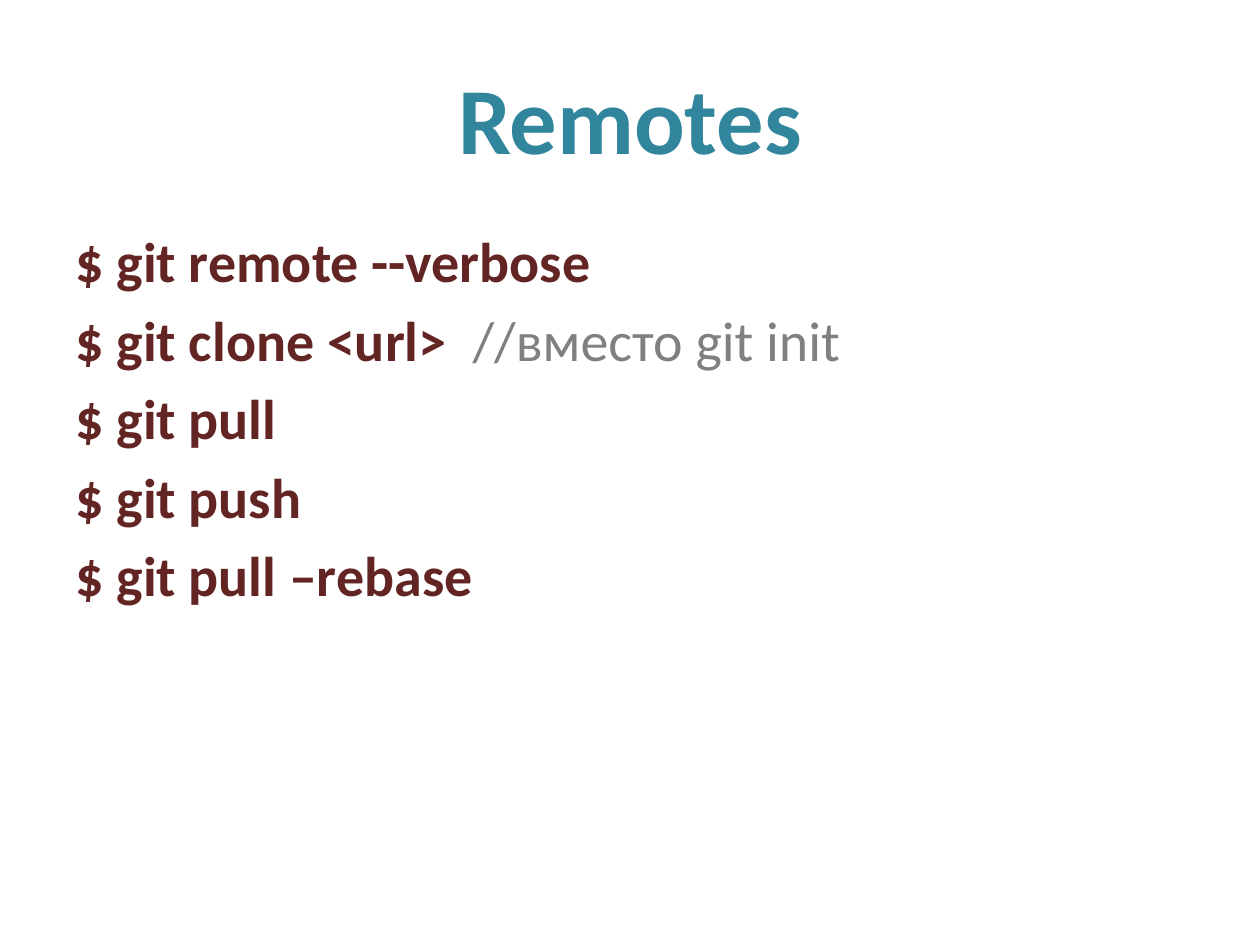
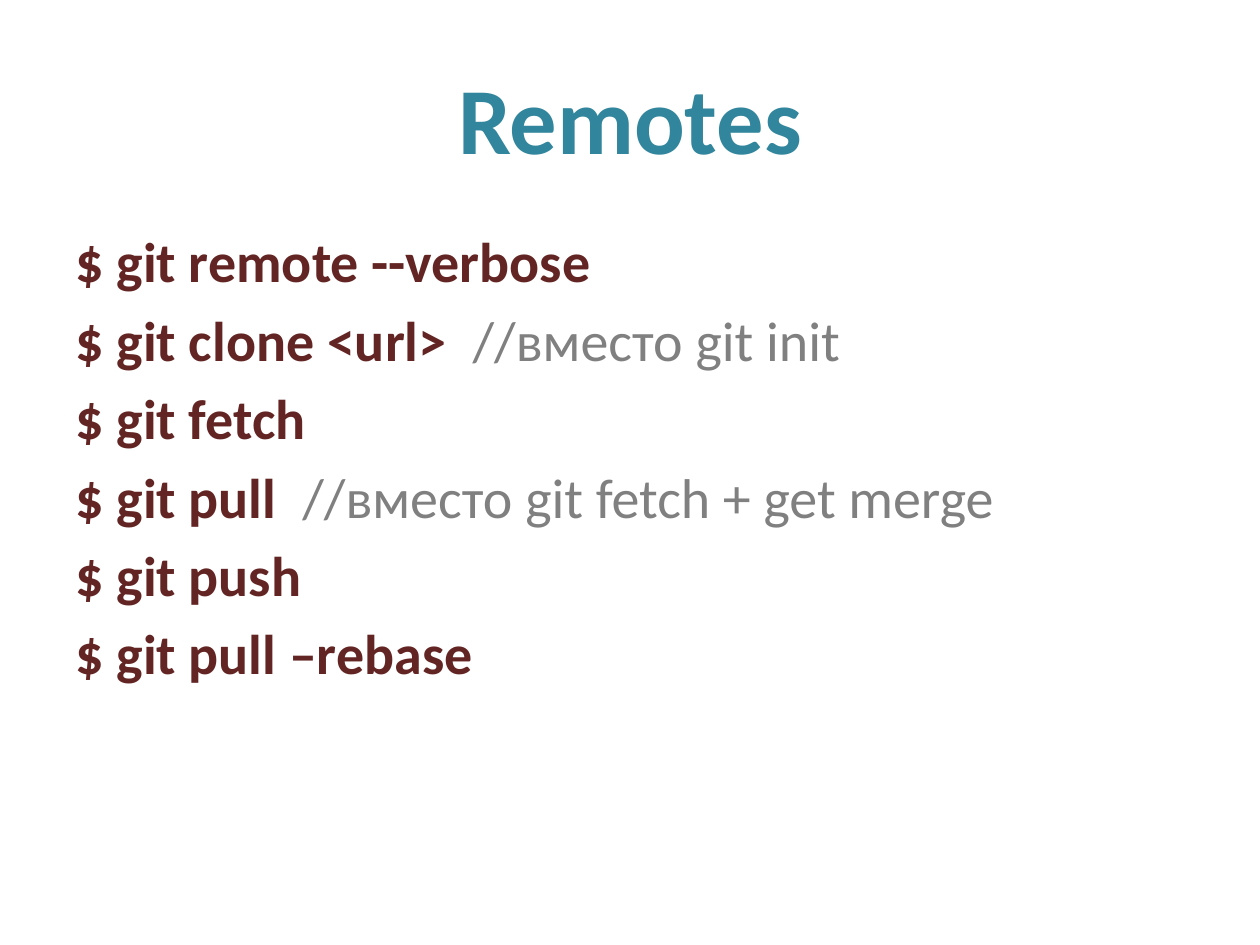
Before and after one commit to kontur-edu/kampus-ekb-2014-03, a slide deck: slide 18 of 04-git/Git.pptx. Drawn at 1260x945 pixels with LibreOffice and Linux fonts; fonts in the diff are those of the drawing. Boxes give left, top, right and bottom in pixels: in the first picture for what was removed or moved away, otherwise in the second. Text is boxed around its words. In the diff, an @@ line names an element or a change of style, - is before the commit and + after.

```diff
--- a/04-git/Git.pptx
+++ b/04-git/Git.pptx
@@ text at (117,399,993,528): text changed; text colour #632523 to #808080; bold off @@
-$ git pull
+$ git fetch
+$ git pull //вместо git fetch + get merge
```
Also in this commit, not shown: 1 other file.
